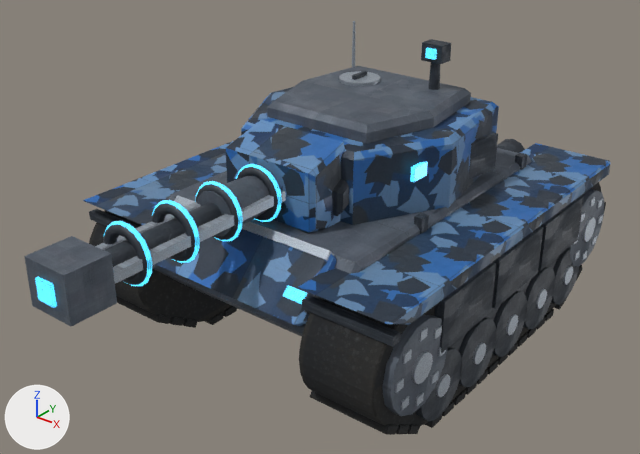
The glTF model public/assets/units/bulwark-heavy-tank.glb: old version first, new version second.
Both versions are drawn from a camera (50 mm lens) standing at (7.16, -9.92, 7.11) and looking at (0.14, -1.14, 1.66). Lighting does not change. The marker at lower left points along +X, +Y and +Z. The older version comes first. Where no turn or scale is listed for an object, it has been applied to the vertices. Vertices at exactly the same position are counted once.

Script lines for the objects in view, before the commit:
```python
ob_bow_glow = bpy.data.objects.new('bow_glow', me_mesh_5)
ob_bow_glow.location = (0.0, -2.63, 1.91)
ob_fender = bpy.data.objects.new('fender', me_mesh_4)
ob_fender.location = (1.98, 0.0, 1.78)
ob_suspension_beam = bpy.data.objects.new('suspension_beam', me_mesh_1)
ob_suspension_beam.location = (2.49, 0.0, 0.92)
# also in view: 'rear_drive' at (0.0, -1.23, 1.87); 'wheel_hub_0' at (0.0, -1.04, 2.16); 'track_belt' at (0.0, 0.05, 0.87)
```
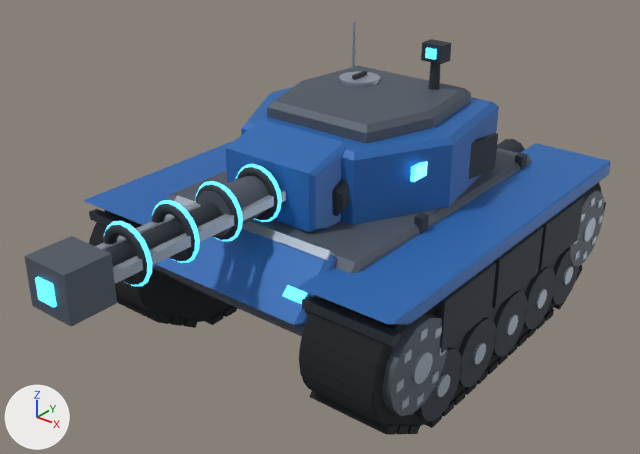
What differs and where, as boxes (x1, y1, x2, y2) in the pictures (640 x 454 px):
'fender', surface changed
    both: (83, 87, 611, 327)
'bow_glow', surface changed
    both: (35, 48, 437, 308)

Edits to the bpy script that builds the scene:
```text
Change mat_teamcamo:
    remove # nodes: BsdfPrincipled, Mapping x2, Math, OutputMaterial, SeparateColor, TexImage x2, UVMap x2
    remove # uses the picture img_image_5
    remove # uses the picture img_image_6
    nodes: BsdfPrincipled, OutputMaterial
    colours: blue #2b6bb5
Change mat_energy:
    remove # nodes: BsdfPrincipled, Mix x2, OutputMaterial, TexImage x2
    nodes: BsdfPrincipled, OutputMaterial
    remove # uses the picture img_image_7
Change me_mesh_4:
    where me_mesh_4.from_pydata(...)  # 88 vertices, 156 faces; spans x -4.62..0.66, y -3.1..3.01, z -0.88..1.35
    used by ob_fender; location = (1.98, 0.0, 1.78)
    me_mesh_4 part 1: texture (UV) coordinates changed
Change me_mesh_5:
    where me_mesh_5.from_pydata(...)  # 564 vertices, 1080 faces; spans x -1.65..1.65, y -2.87..5.53, z -0.7..1.98
    used by ob_bow_glow; location = (0.0, -2.63, 1.91)
    me_mesh_5 part 2: texture (UV) coordinates changed
```
